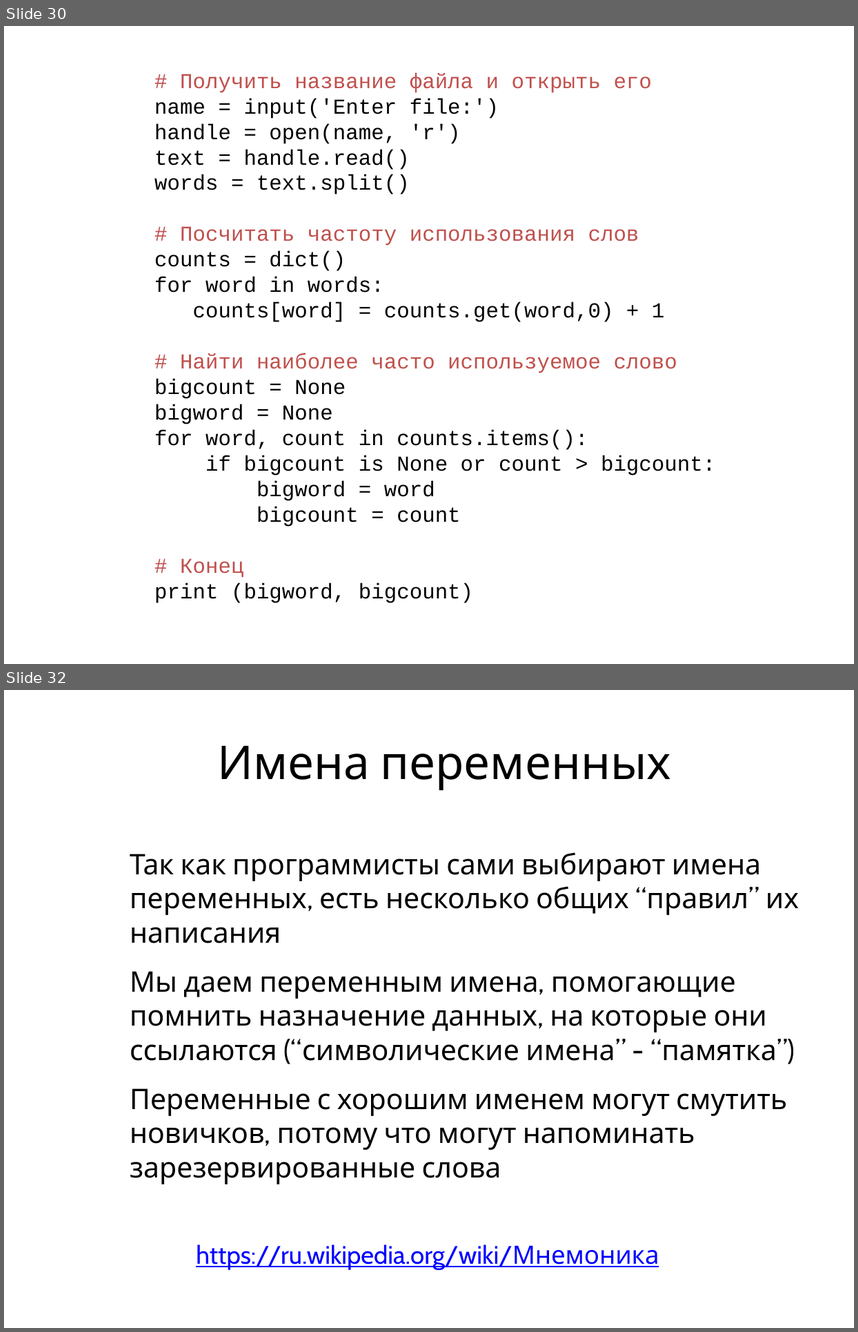
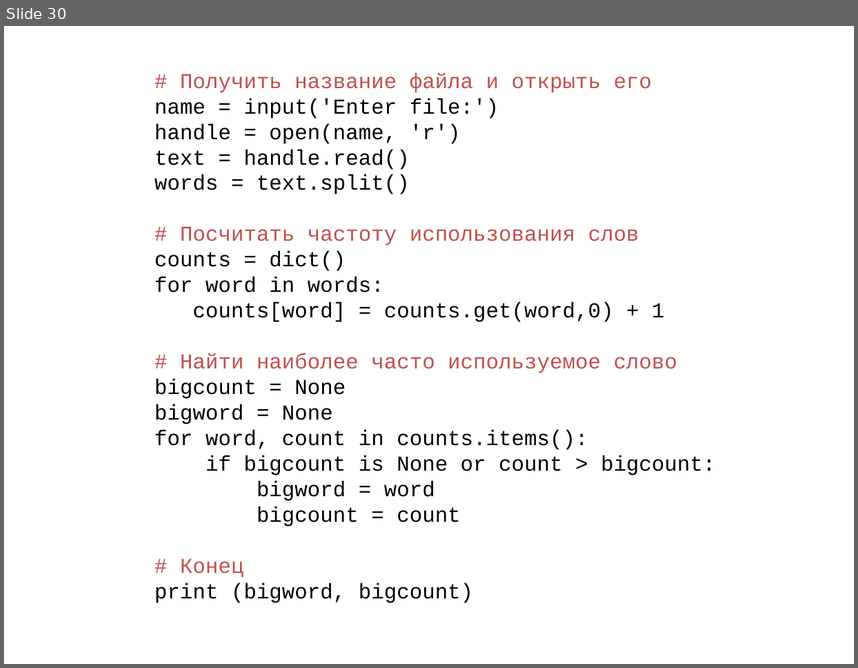
Before and after one commit to maxchv/LearnPython, a slide deck: week01/02.Start.pptx. Shown one above the other, each under a label of ours: slides 30 and 32 before the commit, slide 30 after it; the slides between them are not shown. The pictures are 858x1332 and 858x668 pixels, drawn with LibreOffice and Linux fonts; fonts in the diff are those of the drawing. Boxes give left, top, right and bottom in pixels: in the first picture for what was removed or moved away, otherwise in the second. Text is boxed around its words. In the diff, an @@ line names an element or a change of style, - is before the commit and + after.

```diff
--- a/week01/02.Start.pptx
+++ b/week01/02.Start.pptx
@@ slide 32 removed at [4,690,854,1328], background #FFFFFF @@
@@ title removed at [380,753,671,791] @@
-Имена переменных
@@ text removed at [130,852,799,1150] @@
-• Так как программисты сами выбирают имена переменных, есть несколько общих “правил” их написания
-• Мы даем переменным имена, помогающие помнить назначение данных, на которые они ссылаются (“символические имена” - “памятка”)
-• Переменные с хорошим именем могут смутить новичков, потому что могут напоминать зарезервированные слова
@@ text removed at [196,1244,659,1269] @@
-https://ru.wikipedia.org/wiki/Мнемоника
```
Also in this commit, not shown: 1 slide added, 3 other slides removed, 4 other files.
